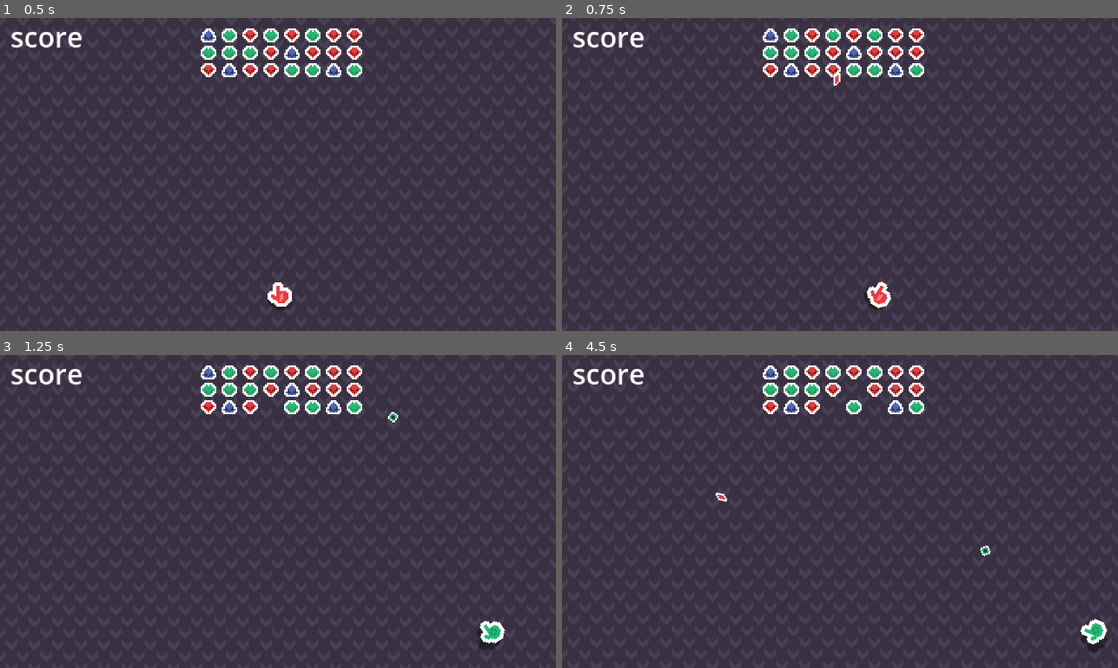
Above: before the commit, frames 1-4 (two rows, left to right).
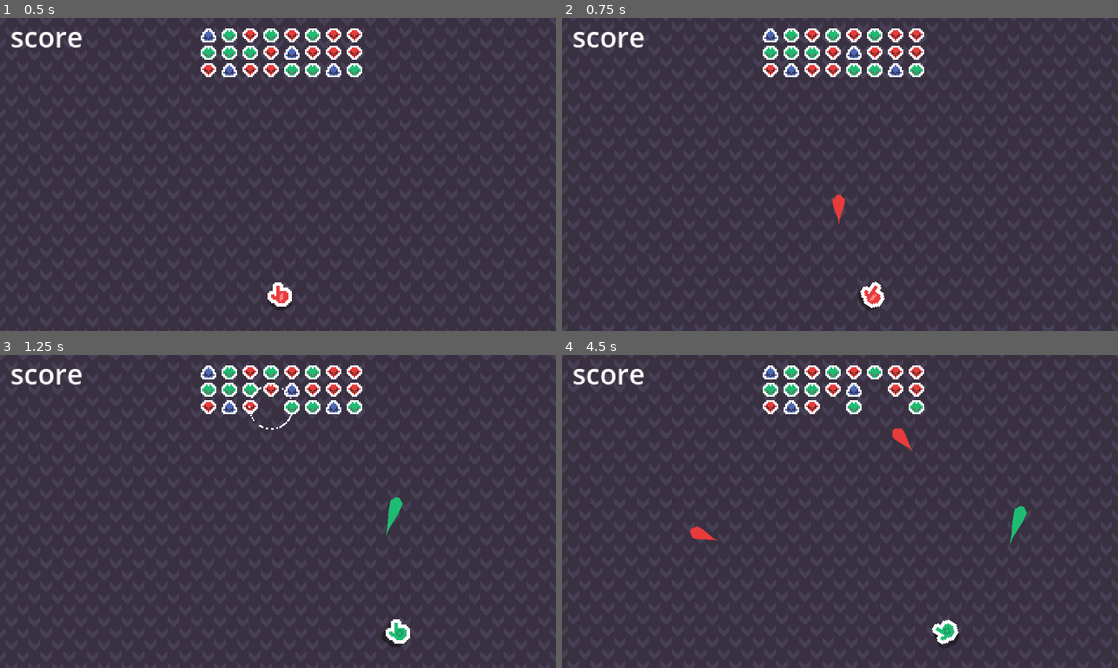
Above: after the commit, the same moments.

Repository: mrbartchak/rgb-game
Game: Godot game, scene res://core/Main.tscn
Same seed, same stepped clock (60 frames per second), same inputs: the game is played once before the commit and once after it.
Inputs (mouse positions are in pixels of both pictures, inside the frame that each line leads up to):
- Up to frame 1 (0.5 s): no input
- Up to frame 2 (0.75 s): tap Enter at 0.5 s; move the mouse to (962, 158) at 0.52 s; hold D (move_right) from 0.53 s (still down)
- Up to frame 3 (1.25 s): keep holding D (move_right); tap Space at 0.77 s
- Up to frame 4 (4.5 s): move the mouse to (728, 527) at 1.27 s; release D (move_right) at 1.28 s; hold S (move_down) 1.28-2.03 s; tap Space at 1.52, 3.02, 3.77 s; move the mouse to (895, 442) at 2.02 s; hold D (move_right) 2.03-2.78 s; move the mouse to (812, 574) at 2.77 s; hold W (move_up) 2.78-3.53 s; move the mouse to (1006, 558) at 3.52 s; hold A (move_left) from 3.53 s (still down); move the mouse to (673, 464) at 4.27 s

Frame 1 is identical in both runs. In frame 2, 0.5% of the frame differs, in the area x 48-60%, y 17-94%; in frame 3, 0.9%; in frame 4, 1.4%, in the area x 23-99%, y 8-96%.

Commit message:
revamping bullets w trail and larger sprite

Diff:
--- a/combat/bullets/Bullet.gd
+++ b/combat/bullets/Bullet.gd
@@ -8,6 +8,8 @@
 	var direction = Vector2.DOWN.rotated(rotation)
 	bullet_velocity = bullet_stats.speed * direction
 	$Sprite2D.texture = bullet_stats.texture
+	$Sprite2D.modulate = bullet_stats.color
+	$Sprite2D/Trail.default_color = bullet_stats.color
 
 func _physics_process(delta: float) -> void:
 	position -= bullet_velocity * delta
--- a/combat/bullets/Bullet.tscn
+++ b/combat/bullets/Bullet.tscn
@@ -1,11 +1,16 @@
-[gd_scene load_steps=4 format=3 uid="uid://b7jpvwe3uj0pt"]
+[gd_scene load_steps=6 format=3 uid="uid://b7jpvwe3uj0pt"]
 
 [ext_resource type="Script" uid="uid://b4e2mmvbm8sk8" path="res://combat/bullets/Bullet.gd" id="1_p1sfj"]
-[ext_resource type="Texture2D" uid="uid://rr00iegxkfxl" path="res://combat/bullets/sprites/bullet_base2.png" id="3_51h0o"]
+[ext_resource type="Texture2D" uid="uid://ddxv6wabdd7os" path="res://combat/bullets/sprites/bullet_ball_white.png" id="2_qjw6a"]
+[ext_resource type="Script" uid="uid://6x7xdwionyif" path="res://effects/BulletTrail.gd" id="3_qjw6a"]
+
+[sub_resource type="Curve" id="Curve_qjw6a"]
+_data = [Vector2(0, 0), 0.0, 0.0, 0, 0, Vector2(1, 1), 0.0, 0.0, 0, 0]
+point_count = 2
 
 [sub_resource type="CapsuleShape2D" id="CapsuleShape2D_2ropf"]
-radius = 2.0
-height = 6.0
+radius = 4.0
+height = 8.0
 
 [node name="Bullet" type="Area2D"]
 collision_layer = 4
@@ -13,7 +18,13 @@
 script = ExtResource("1_p1sfj")
 
 [node name="Sprite2D" type="Sprite2D" parent="."]
-texture = ExtResource("3_51h0o")
+texture = ExtResource("2_qjw6a")
+
+[node name="Trail" type="Line2D" parent="Sprite2D"]
+top_level = true
+width = 7.0
+width_curve = SubResource("Curve_qjw6a")
+script = ExtResource("3_qjw6a")
 
 [node name="CollisionShape2D" type="CollisionShape2D" parent="."]
 shape = SubResource("CapsuleShape2D_2ropf")
--- a/combat/bullets/data/BlueBullet.tres
+++ b/combat/bullets/data/BlueBullet.tres
@@ -2,12 +2,13 @@
 
 [ext_resource type="Script" uid="uid://c3053f5tx0sgw" path="res://combat/bullets/data/BulletStats.gd" id="1_gyy17"]
 [ext_resource type="PackedScene" uid="uid://b7jpvwe3uj0pt" path="res://combat/bullets/Bullet.tscn" id="1_uqe4f"]
-[ext_resource type="Texture2D" uid="uid://rcxdecd6a1rd" path="res://combat/bullets/sprites/bullet_blue.png" id="2_lt0uf"]
+[ext_resource type="Texture2D" uid="uid://ddxv6wabdd7os" path="res://combat/bullets/sprites/bullet_ball_white.png" id="3_447eg"]
 
 [resource]
 script = ExtResource("1_gyy17")
 name = "Blue Bullet"
-speed = 500.0
-texture = ExtResource("2_lt0uf")
+speed = 400.0
+texture = ExtResource("3_447eg")
+color = Color(0.3019608, 0.39607844, 0.7058824, 1)
 bullet_scene = ExtResource("1_uqe4f")
 metadata/_custom_type_script = "uid://c3053f5tx0sgw"
--- a/combat/bullets/data/BulletStats.gd
+++ b/combat/bullets/data/BulletStats.gd
@@ -5,6 +5,7 @@
 @export var damage: int = 10
 @export var speed: float = 200.0
 @export var texture: Texture2D
+@export var color: Color = Color.WHITE
 @export var bullet_scene: PackedScene
 
 func spawn_bullet(origin: Node2D) -> void:
--- a/combat/bullets/data/GreenBullet.tres
+++ b/combat/bullets/data/GreenBullet.tres
@@ -2,12 +2,13 @@
 
 [ext_resource type="Script" uid="uid://c3053f5tx0sgw" path="res://combat/bullets/data/BulletStats.gd" id="1_6i1ms"]
 [ext_resource type="PackedScene" uid="uid://b7jpvwe3uj0pt" path="res://combat/bullets/Bullet.tscn" id="1_dcdoj"]
-[ext_resource type="Texture2D" uid="uid://6ge3y5fr8ewk" path="res://combat/bullets/sprites/bullet_green.png" id="2_her0f"]
+[ext_resource type="Texture2D" uid="uid://ddxv6wabdd7os" path="res://combat/bullets/sprites/bullet_ball_white.png" id="3_vqx35"]
 
 [resource]
 script = ExtResource("1_6i1ms")
 name = "Green Bullet"
-speed = 500.0
-texture = ExtResource("2_her0f")
+speed = 300.0
+texture = ExtResource("3_vqx35")
+color = Color(0.11764706, 0.7372549, 0.4509804, 1)
 bullet_scene = ExtResource("1_dcdoj")
 metadata/_custom_type_script = "uid://c3053f5tx0sgw"
--- a/combat/bullets/data/RedBullet.tres
+++ b/combat/bullets/data/RedBullet.tres
@@ -2,12 +2,12 @@
 
 [ext_resource type="PackedScene" uid="uid://b7jpvwe3uj0pt" path="res://combat/bullets/Bullet.tscn" id="1_8bnfe"]
 [ext_resource type="Script" uid="uid://c3053f5tx0sgw" path="res://combat/bullets/data/BulletStats.gd" id="1_s2imr"]
-[ext_resource type="Texture2D" uid="uid://h4wxhc54pn14" path="res://combat/bullets/sprites/bullet_red.png" id="2_ltqmd"]
+[ext_resource type="Texture2D" uid="uid://ddxv6wabdd7os" path="res://combat/bullets/sprites/bullet_ball_white.png" id="3_e64is"]
 
 [resource]
 script = ExtResource("1_s2imr")
 name = "Red Bullet"
-speed = 500.0
-texture = ExtResource("2_ltqmd")
+texture = ExtResource("3_e64is")
+color = Color(0.9098039, 0.23137255, 0.23137255, 1)
 bullet_scene = ExtResource("1_8bnfe")
 metadata/_custom_type_script = "uid://c3053f5tx0sgw"
--- a/combat/chromas/data/BlueChroma.tres
+++ b/combat/chromas/data/BlueChroma.tres
@@ -1,7 +1,7 @@
 [gd_resource type="Resource" script_class="Chroma" load_steps=4 format=3 uid="uid://dx3i1a2g23cs4"]
 
 [ext_resource type="Resource" uid="uid://p6hgxrt104bk" path="res://combat/attacks/data/BlueAttack.tres" id="1_y6u58"]
-[ext_resource type="Script" uid="uid://bxorx5qso2lsg" path="res://combat/chromas/data/Chroma.gd" id="2_o1xtu"]
+[ext_resource type="Script" uid="uid://bxorx5qso2lsg" path="res://combat/chromas/data/ChromaStats.gd" id="2_o1xtu"]
 [ext_resource type="Texture2D" uid="uid://qduxc30kgr8w" path="res://player/skins/hand/hand_blue.png" id="3_k5hvr"]
 
 [resource]
--- a/combat/chromas/data/Chroma.gd
+++ b/combat/chromas/data/ChromaStats.gd
@@ -1,4 +1,4 @@
-class_name Chroma
+class_name ChromaStats
 extends Resource
 
 @export var name: String
--- a/combat/chromas/data/GreenChroma.tres
+++ b/combat/chromas/data/GreenChroma.tres
@@ -1,7 +1,7 @@
 [gd_resource type="Resource" script_class="Chroma" load_steps=4 format=3 uid="uid://3bbgergmkp14"]
 
 [ext_resource type="Resource" uid="uid://dcdk7itoi03sn" path="res://combat/attacks/data/GreenAttack.tres" id="1_v5rik"]
-[ext_resource type="Script" uid="uid://bxorx5qso2lsg" path="res://combat/chromas/data/Chroma.gd" id="2_ylfoe"]
+[ext_resource type="Script" uid="uid://bxorx5qso2lsg" path="res://combat/chromas/data/ChromaStats.gd" id="2_ylfoe"]
 [ext_resource type="Texture2D" uid="uid://43fu06v2ifcu" path="res://player/skins/hand/hand_green.png" id="3_p74ut"]
 
 [resource]
--- a/combat/chromas/data/RedChroma.tres
+++ b/combat/chromas/data/RedChroma.tres
@@ -1,7 +1,7 @@
 [gd_resource type="Resource" script_class="Chroma" load_steps=4 format=3 uid="uid://c88ojebjr52rw"]
 
 [ext_resource type="Resource" uid="uid://c71swc7tihjde" path="res://combat/attacks/data/RedAttack.tres" id="1_1e2js"]
-[ext_resource type="Script" uid="uid://bxorx5qso2lsg" path="res://combat/chromas/data/Chroma.gd" id="2_22ytx"]
+[ext_resource type="Script" uid="uid://bxorx5qso2lsg" path="res://combat/chromas/data/ChromaStats.gd" id="2_22ytx"]
 [ext_resource type="Texture2D" uid="uid://yb3yviqh5uko" path="res://player/skins/hand/hand_red.png" id="3_1g5v2"]
 
 [resource]
--- /dev/null
+++ b/effects/BulletTrail.gd
@@ -0,0 +1,9 @@
+extends Line2D
+
+var trail_length: int = 5
+var color: Color = Color.WHITE
+
+func _process(_delta: float) -> void:
+	add_point(get_parent().global_position)
+	if points.size() > trail_length:
+		remove_point(0)
--- a/player/Player.gd
+++ b/player/Player.gd
@@ -1,10 +1,10 @@
 extends CharacterBody2D
 
-@export var chromas: Array[Chroma]
-var current_chroma: Chroma
+@export var chromas: Array[ChromaStats]
+var current_chroma: ChromaStats
 var current_mode_idx: int
 #refactor later
-var movement_speed: float = 200.0
+var movement_speed: float = 100.0
 var is_firing: bool = false
 
 func _ready() -> void:
@@ -40,8 +40,8 @@
 
 #---Movement---
 func _handle_movement(delta: float) -> void:
-	var accel: float = 1000.0
-	var friction: float = 1000.0
+	var accel: float = 1800.0
+	var friction: float = 2600.0
 	var input_dir: Vector2 = Input.get_vector(
 		"move_left", "move_right", "move_up", "move_down"
 	)
--- a/player/Player.tscn
+++ b/player/Player.tscn
@@ -2,7 +2,7 @@
 
 [ext_resource type="Texture2D" uid="uid://uvp4p6sdpgns" path="res://player/skins/hand/hand_base.png" id="1_p0vlq"]
 [ext_resource type="Script" uid="uid://ibaa6qxiydsy" path="res://player/Player.gd" id="2_v6fml"]
-[ext_resource type="Script" uid="uid://bxorx5qso2lsg" path="res://combat/chromas/data/Chroma.gd" id="3_70d11"]
+[ext_resource type="Script" uid="uid://bxorx5qso2lsg" path="res://combat/chromas/data/ChromaStats.gd" id="3_70d11"]
 [ext_resource type="Resource" uid="uid://c88ojebjr52rw" path="res://combat/chromas/data/RedChroma.tres" id="3_83hs8"]
 [ext_resource type="Resource" uid="uid://3bbgergmkp14" path="res://combat/chromas/data/GreenChroma.tres" id="4_aqcbf"]
 [ext_resource type="Resource" uid="uid://dx3i1a2g23cs4" path="res://combat/chromas/data/BlueChroma.tres" id="5_gskgj"]
--- a/project.godot
+++ b/project.godot
@@ -25,6 +25,7 @@
 window/size/window_width_override=1920
 window/size/window_height_override=1080
 window/stretch/mode="canvas_items"
+window/stretch/aspect="expand"
 window/stretch/scale_mode="integer"
 
 [input]
Binary file added: combat/bullets/sprites/bullet_ball_white.png
Not shown, added: combat/bullets/sprites/bullet_ball_white.png.import
Binary file added: combat/bullets/sprites/bullet_dot_blue.png
Not shown, added: combat/bullets/sprites/bullet_dot_blue.png.import
Binary file added: combat/bullets/sprites/bullet_dot_green.png
Not shown, added: combat/bullets/sprites/bullet_dot_green.png.import
Binary file added: combat/bullets/sprites/bullet_dot_red.png
Not shown, added: combat/bullets/sprites/bullet_dot_red.png.import
Binary file added: combat/bullets/sprites/bullet_dot_white.png
Not shown, added: combat/bullets/sprites/bullet_dot_white.png.import
Renamed: combat/chromas/data/Chroma.gd.uid -> combat/chromas/data/ChromaStats.gd.uid
Not shown, added: effects/BulletTrail.gd.uid
